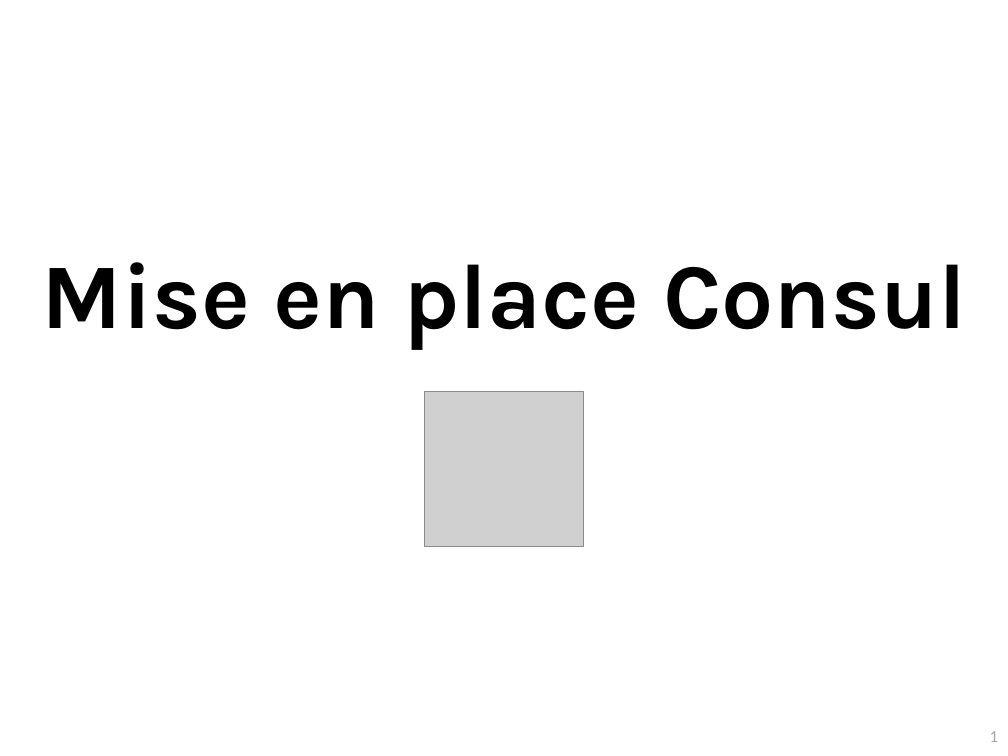
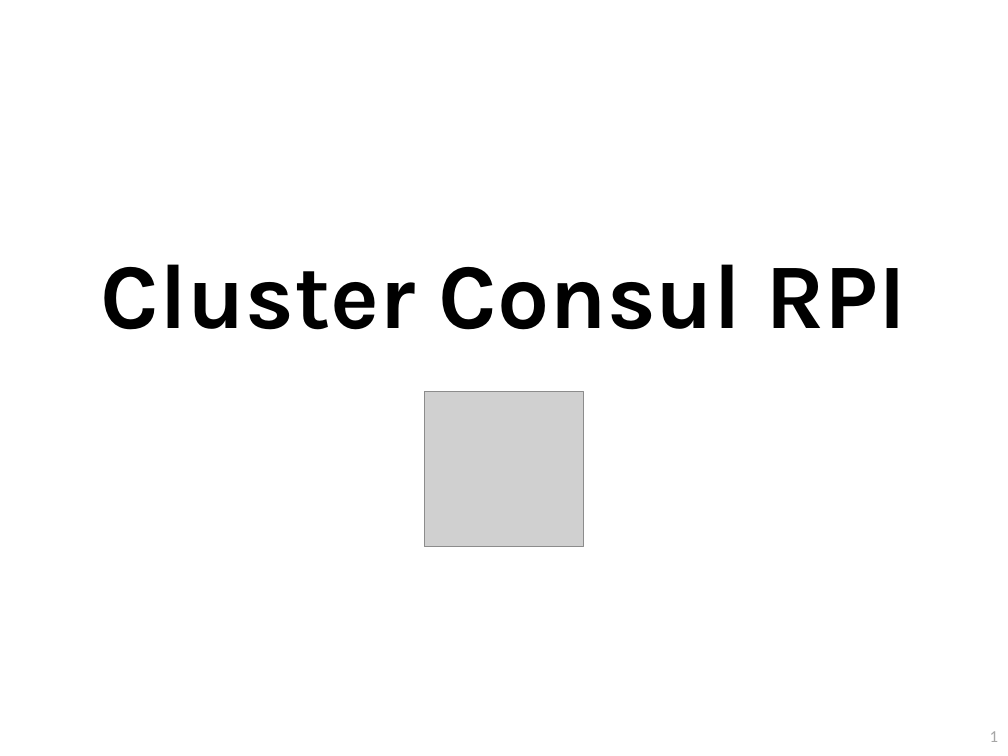
Before and after one commit to so-technology-watch/consul-poc, a slide deck: slide 1 of doc/setup/Cluster-Consul-v1.0.pptx. Drawn at 1008x756 pixels with LibreOffice and Linux fonts; fonts in the diff are those of the drawing; grey boxes stand for pictures. Boxes give left, top, right and bottom in pixels: in the first picture for what was removed or moved away, otherwise in the second. Text is boxed around its words. In the diff, an @@ line names an element or a change of style, - is before the commit and + after.

```diff
--- a/doc/setup/Cluster-Consul-v1.0.pptx
+++ b/doc/setup/Cluster-Consul-v1.0.pptx
@@ text at bbox=[101, 264, 906, 330]: text changed @@
-Mise en place Consul
+Cluster Consul RPI
```
Also in this commit, not shown: 4 slides added, 7 slides removed, 1 other file.
